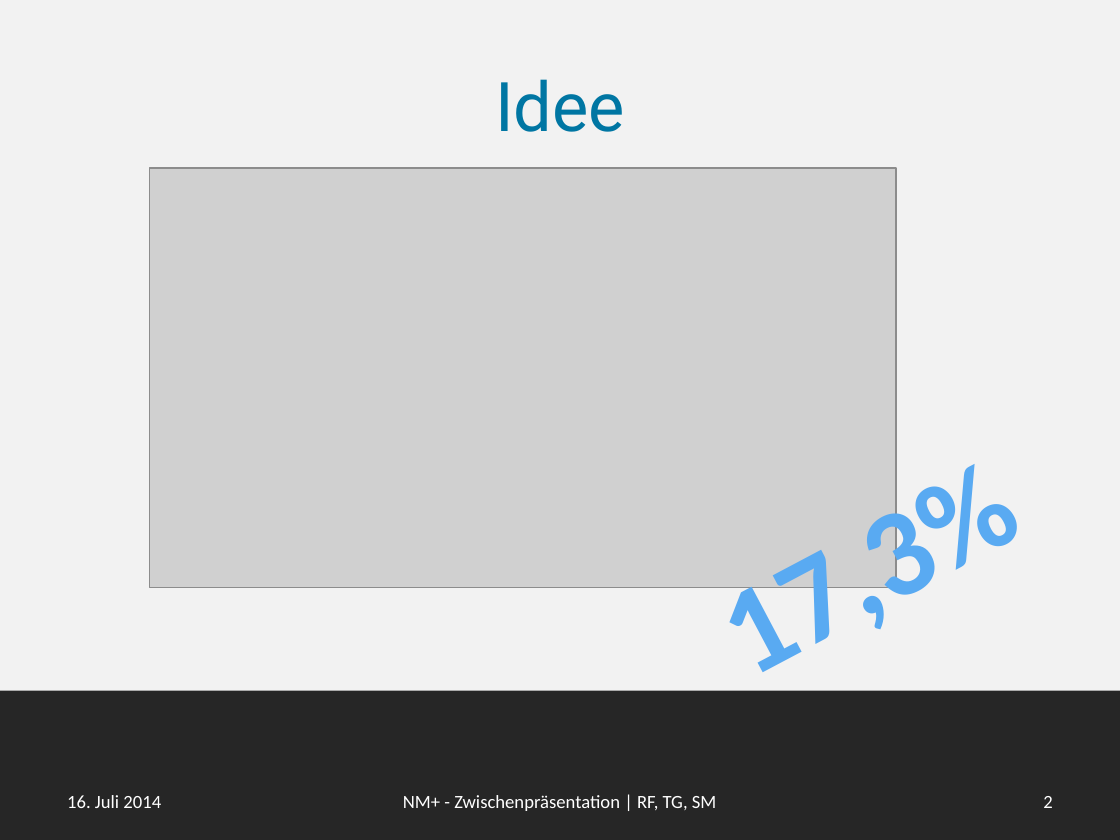
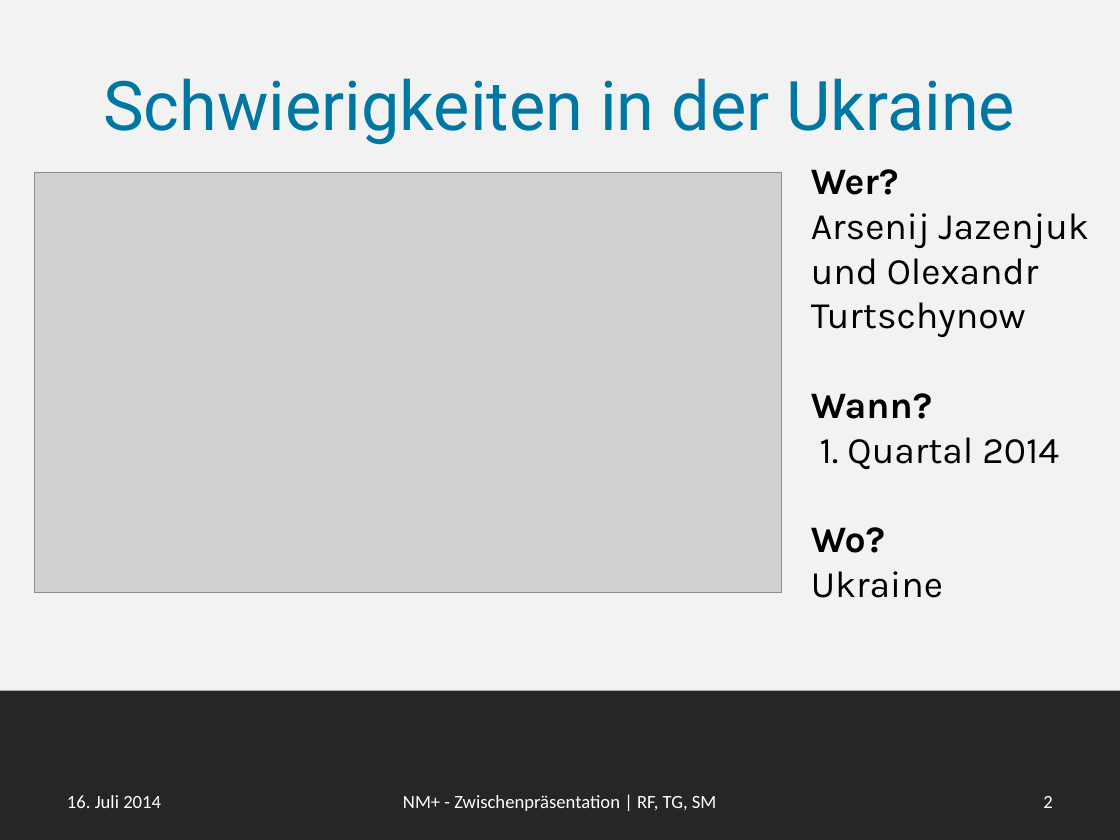
Before and after one commit to smba/newsminer, a slide deck: slide 2 of Dokumente/Endpräsentation/newsminer_plus.pptx. Drawn at 1120x840 pixels with LibreOffice and Linux fonts; fonts in the diff are those of the drawing; grey boxes stand for pictures. Boxes give left, top, right and bottom in pixels: in the first picture for what was removed or moved away, otherwise in the second. Text is boxed around its words. In the diff, an @@ line names an element or a change of style, - is before the commit and + after.

```diff
--- a/Dokumente/Endpräsentation/newsminer_plus.pptx
+++ b/Dokumente/Endpräsentation/newsminer_plus.pptx
@@ text at (103, 78, 1015, 145): text changed @@
-Idee
+Schwierigkeiten in der Ukraine
@@ picture: place and size @@
-picture at (149, 168, 896, 588)
+picture at (35, 172, 782, 592)
@@ text added at (811, 169, 1089, 598), 24 pt, text #000000 @@
+Wer?
+Arsenij Jazenjuk
+und Olexandr
+Turtschynow
+Wann?
+1. Quartal 2014
+Wo?
+Ukraine
@@ text removed at (862, 503, 946, 629) @@
-17,3%
```
Also in this commit, not shown: 10 other slides changed, 1 slide removed.
